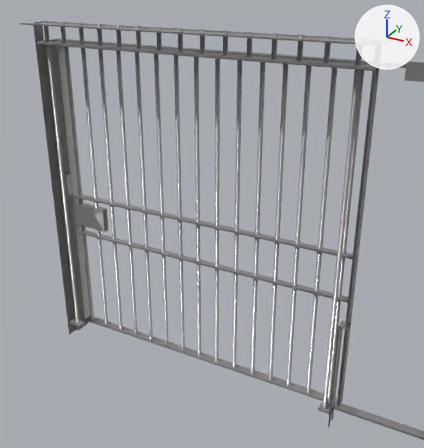
Renders of the Blender file assets/units/pd2_mod_custom/cus_red_fwb/architecture/vault_gate/vault_gate_3.blend from each side of a commit.
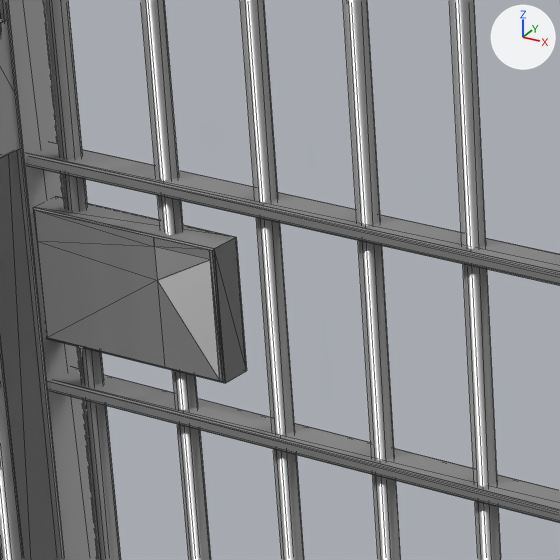
Old and new are each drawn whole from a 50 mm lens placed at (3.997, -3.586, 3.34), pointed at (1.918, 0.193, 1.45) and again close up on the part from 16% to 37% of the width and 38% to 58% of the height. Arrows for +X, +Y and +Z are at upper right; the lights stay in place. The close-ups show mesh edges as thin lines.

Before the edit, the objects in view are built like this:
```python
me_g_gate_001 = bpy.data.meshes.new('g_gate.001')
me_g_gate_001.from_pydata(...)  # 430 vertices, 283 faces; spans x -1.06..1.52, y -1.25..1.36, z -0.04..0.04
me_g_gate_001.materials.append(mat_safetybox)  # its picture is missing
me_g_gate_002 = bpy.data.meshes.new('g_gate.002')
me_g_gate_002.from_pydata(...)  # 410 vertices, 270 faces; spans x -2.45..2.45, y -1.43..1.43, z -0.19..0.19
me_g_gate_002.materials.append(mat_safetybox)  # its picture is missing
ob_g_door = bpy.data.objects.new('g_door', me_g_gate_001)
ob_g_door.parent = ob_anim_door
ob_g_door.matrix_parent_inverse = Matrix(((1.0, 0.0, 0.0, -0.6), (0.0, 1.0, 0.0, 0.0), (0.0, 0.0, 1.0, -0.2), (0.0, 0.0, 0.0, 1.0)))
ob_g_door.location = (1.595, 0.146, 1.524)
ob_g_door.rotation_euler = (-1.571, 0.0, 0.0)  # degrees (-90, 0, 0)
ob_g_gate = bpy.data.objects.new('g_gate', me_g_gate_002)
ob_g_gate.parent = ob_rp_root
ob_g_gate.location = (2.936, -0.0099, 1.526)
ob_g_gate.rotation_euler = (-1.571, 0.0, 0.0)  # degrees (-90, 0, 0)
```
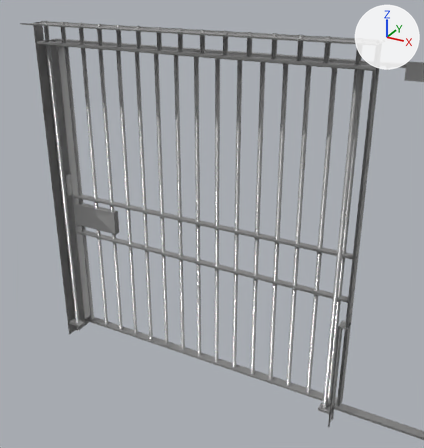
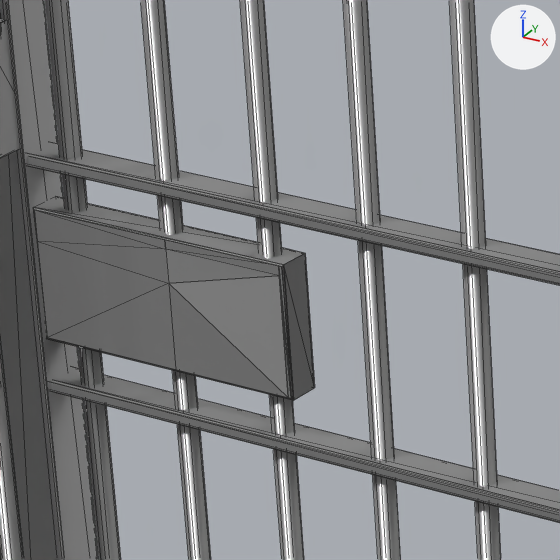
The edits, one by one:
me_g_gate_001 has 430 vertices, 283 faces and spans x -1.06..1.52, y -1.25..1.36, z -0.04..0.04.
me_g_gate_001 is used by ob_g_door; parent ob_anim_door; location (1.595, 0.146, 1.524); rotation (-1.571, 0.0, 0.0), in degrees (-90, 0, 0).
me_g_gate_001 part 1: the loose piece of 4 vertices spanning x -0.72, y 0.14..0.34, z -0.02 is moved by (0.12, 0.0, 0.0).
me_g_gate_001 part 2: the loose piece of 4 vertices spanning x -0.72, y 0.14..0.34, z -0.02..0.03 is moved by (0.12, 0.0, 0.0).
me_g_gate_001 part 3: the loose piece of 5 vertices spanning x -0.73..-0.72, y 0.14..0.34, z -0.02 is moved by (0.12, 0.0, 0.0).
me_g_gate_001 part 4: 34 of the vertices in x -0.83..-0.72, y 0.14..0.34, z -0.02..0.03 are scaled about their middle by (1.97, 1, 1), then moved by (0.07, 0.0, 0.0).

Changed parts and their boxes (x1, y1, x2, y2) in the close-ups (560 x 560 px; the box of a moved part takes in the faces that stretch with it):
part 1 of me_g_gate_001, moved or reshaped
    before: (213, 249, 225, 383)
    after: (282, 265, 293, 400)
part 2 of me_g_gate_001, moved or reshaped
    before: (215, 238, 247, 383)
    after: (284, 254, 315, 400)
part 3 of me_g_gate_001, moved or reshaped
    before: (209, 250, 223, 381)
    after: (279, 266, 291, 398)
part 4 of me_g_gate_001, moved or reshaped
    before: (34, 197, 236, 383)
    after: (34, 197, 305, 400)
